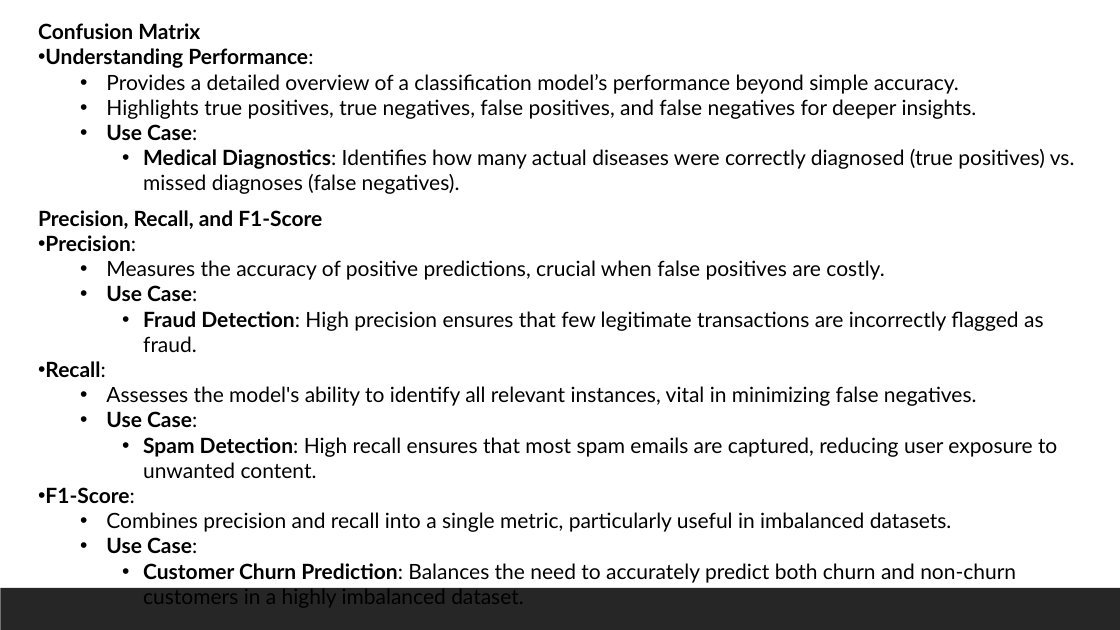
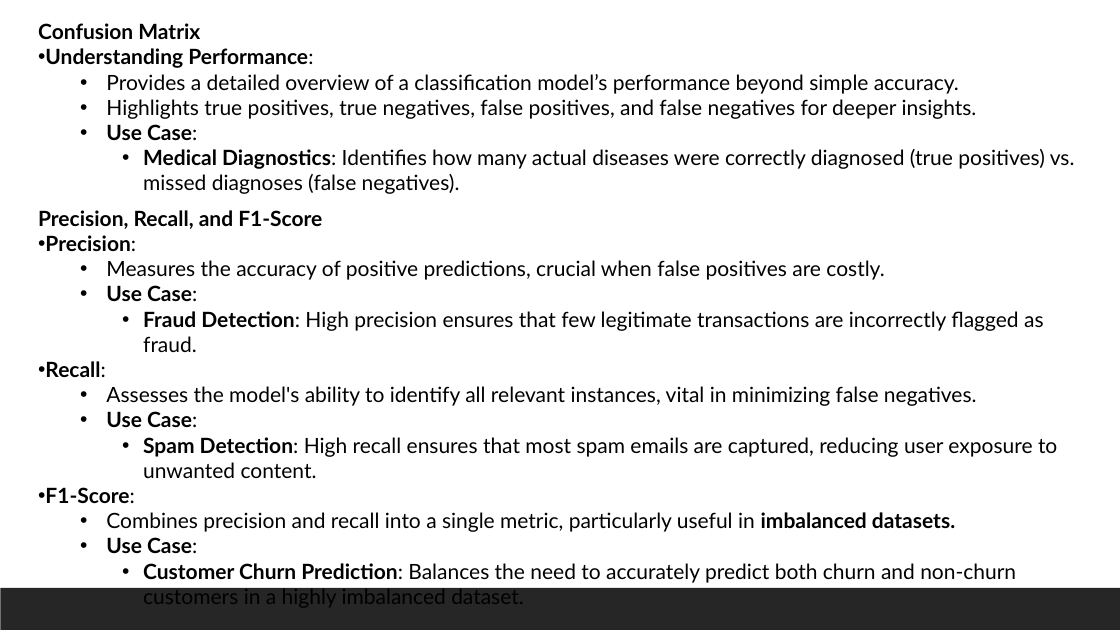
Before and after one commit to shahil04/ds_materials, a slide deck: slide 23 of 8.0_Machine Learning/ml_class/ml_class_notes/class_3_Logistic_regression_class.pptx (slide 20 before the commit). Drawn at 1120x630 pixels with LibreOffice and Linux fonts; fonts in the diff are those of the drawing. Boxes give left, top, right and bottom in pixels: in the first picture for what was removed or moved away, otherwise in the second. Text is boxed around its words. In the diff, an @@ line names an element or a change of style, - is before the commit and + after.

```diff
--- a/8.0_Machine Learning/ml_class/ml_class_notes/class_3_Logistic_regression_class.pptx
+++ b/8.0_Machine Learning/ml_class/ml_class_notes/class_3_Logistic_regression_class.pptx
@@ text at <box>106,512,955,532</box>: bold on in "imbalanced datasets." @@
```
Also in this commit, not shown: 8 other slides changed, 11 slides added, 5 slides removed, 21 other files.
